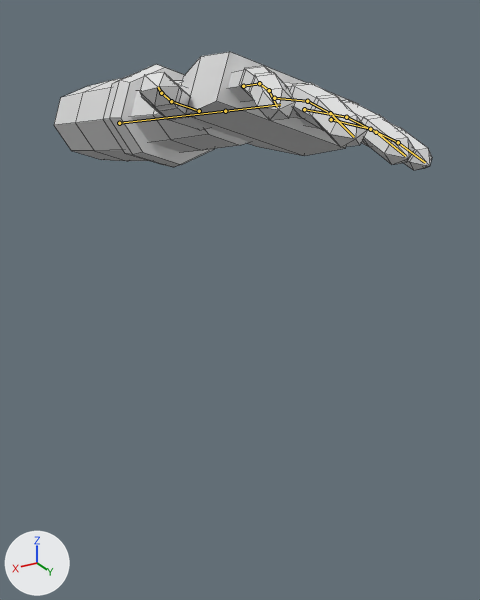
Two versions of the FBX model Assets/_Game/Models/Hands/HandLeft.fbx, one commit apart.
One viewpoint serves both versions: a 50 mm camera at (0.258, 0.501, 0.076) aimed at (-0.013, 0.049, -0.15). Every picture has the same lights, and +X, +Y and +Z are marked at lower left. The older version comes first. Both versions are drawn at frame 8 of the action 'Rig|Interact'; the numbers are the values there. The bones that bend it are drawn over the model as lines. Mesh edges are drawn as thin lines.

Objects in the first picture: 'Arm'.
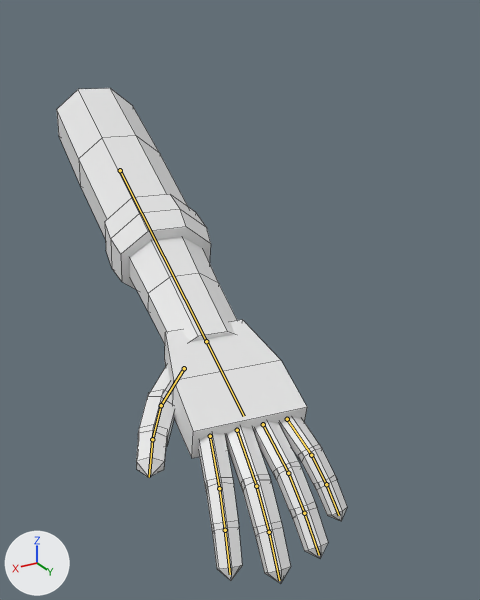
Changed parts and their boxes [x1, y1, x2, y2] in the pictures (480 x 600 px):
'Arm', posed (23% narrower, 317% taller)
    before: [54, 52, 432, 170]
    after: [57, 88, 347, 583]
bone 'Forearm', root to tip
    before: (119, 123) to (225, 111)
    after: (120, 170) to (206, 341)
bone 'Index1', root to tip
    before: (243, 86) to (259, 83)
    after: (210, 436) to (219, 488)
bone 'Index2', root to tip
    before: (259, 83) to (269, 90)
    after: (219, 488) to (225, 530)
bone 'Middle1', root to tip
    before: (274, 98) to (307, 101)
    after: (237, 430) to (256, 486)
bone 'Middle2', root to tip
    before: (307, 101) to (330, 113)
    after: (256, 486) to (269, 532)
bone 'Ring1', root to tip
    before: (304, 109) to (346, 117)
    after: (263, 424) to (288, 473)
bone 'Ring2', root to tip
    before: (346, 117) to (376, 132)
    after: (288, 473) to (304, 513)
bone 'Pinky1', root to tip
    before: (331, 119) to (370, 129)
    after: (287, 419) to (311, 455)
bone 'Pinky2', root to tip
    before: (370, 129) to (398, 142)
    after: (311, 455) to (326, 484)
bone 'Thumb1', root to tip
    before: (199, 111) to (171, 101)
    after: (184, 368) to (161, 405)

What the commit changed:
Bone 'Forearm' (bone_forearm) moves from (0.0, 0.128, -0.0282) to (0.0, 0.1199, -0.0796).
Bone 'Forearm' (bone_forearm) turns from (10, -21, -11) to (-13, 0, -10) degrees about its own x, y and z.
Bone 'Index1' (bone_index1) turns from (-6, -1, -10) to (-11, 0, -8) degrees about its own x, y and z.
Bone 'Index2' (bone_index2) turns from (-9, 0, 0) to (-14, 0, 0) degrees about its own x, y and z.
Bone 'Middle1' (bone_middle1) turns from (-6, 0, -2) to (-11, 0, -2) degrees about its own x, y and z.
Bone 'Middle2' (bone_middle2) turns from (-9, 0, 0) to (-14, 0, 0) degrees about its own x, y and z.
Bone 'Ring1' (bone_ring1) turns from (-6, 1, 7) to (-11, 0, 5) degrees about its own x, y and z.
Bone 'Ring2' (bone_ring2) turns from (-9, 0, 0) to (-14, 0, 0) degrees about its own x, y and z.
Bone 'Pinky1' (bone_pinky1) turns from (-6, 1, 15) to (-13, 1, 12) degrees about its own x, y and z.
Bone 'Pinky2' (bone_pinky2) turns from (-9, 0, 0) to (-16, 0, 0) degrees about its own x, y and z.
Bone 'Thumb1' (bone_thumb1) turns from (3, 0, -4) to (2, 0, -2) degrees about its own x, y and z.
